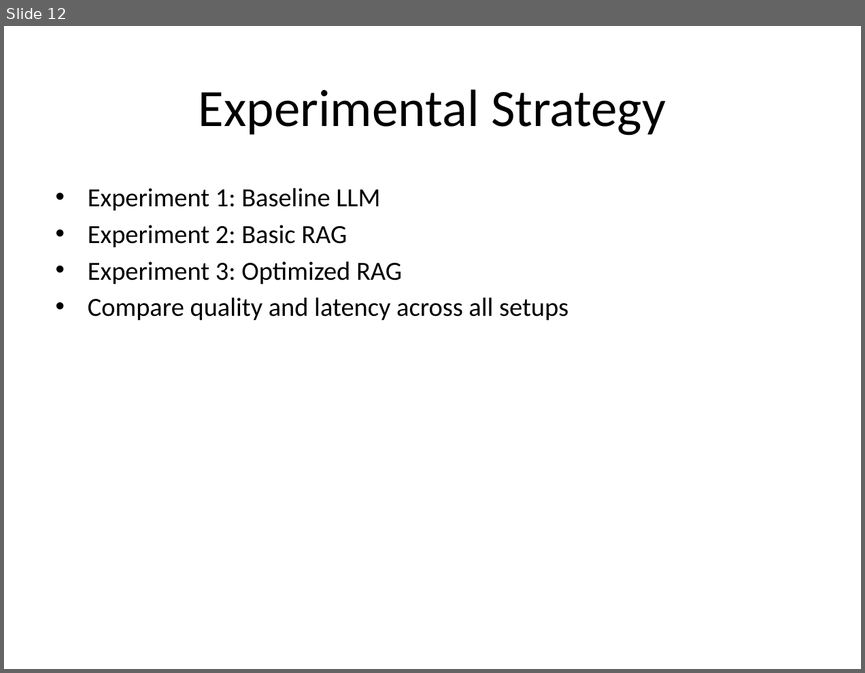
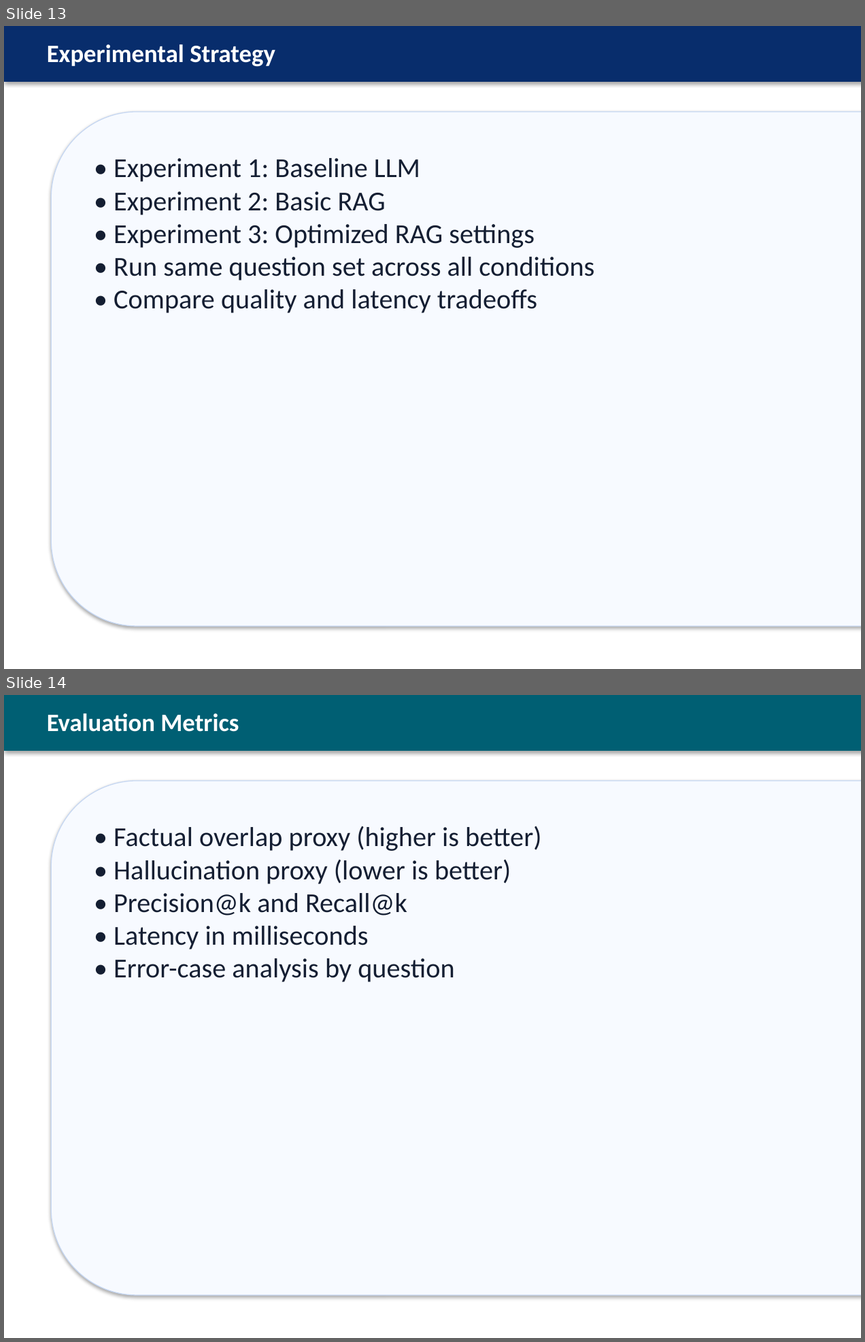
Before and after one commit to sundar0004/-Cloud-Based-RAG, a slide deck: docs/MSc_RAG_Project_Vels_University.pptx. Shown one above the other, each under a label of ours: slide 12 before the commit, slides 13 and 14 after it. The pictures are 865x673 and 865x1342 pixels, drawn with LibreOffice and Linux fonts; fonts in the diff are those of the drawing. Boxes give left, top, right and bottom in pixels: in the first picture for what was removed or moved away, otherwise in the second. Text is boxed around its words. In the diff, an @@ line names an element or a change of style, - is before the commit and + after.

```diff
--- a/docs/MSc_RAG_Project_Vels_University.pptx
+++ b/docs/MSc_RAG_Project_Vels_University.pptx
@@ slide 14 added at [4,695,861,1338], background #FFFFFF @@
@@ rectangle added at [4,695,861,751], fill #005F73 @@
@@ text added at [47,713,239,732], 21 pt, text #FFFFFF, bold @@
+Evaluation Metrics
@@ rounded rectangle added at [51,781,861,1295], fill #F7FAFF, outline #C6D7F2 0.75 pt @@
@@ text added at [113,826,541,982], 23 pt, text #141E32 @@
+• Factual overlap proxy (higher is better)
+• Hallucination proxy (lower is better)
+• Precision@k and Recall@k
+• Latency in milliseconds
+• Error-case analysis by question
@@ what was slide 12 is now slide 13 @@
@@ slide 13 changed as well @@
@@ rectangle added at [4,26,861,82], fill #082D6C @@
@@ text "Experimental Strategy": place and size @@
-text "Experimental Strategy" at [198,89,666,135]
+text "Experimental Strategy" at [47,44,275,67]
@@ text "Experimental Strategy" at [47,44,275,67]: size 44 to 21 pt, text colour #000000 to #FFFFFF, bold on; alignment centre to left; vertical alignment middle to top @@
@@ rounded rectangle added at [51,112,861,626], fill #F7FAFF, outline #C6D7F2 0.75 pt @@
@@ text at [113,158,594,313]: text changed; size 22 to 23 pt; text colour #000000 to #141E32 @@
-• Experiment 1: Baseline LLM
-• Experiment 2: Basic RAG
-• Experiment 3: Optimized RAG
-• Compare quality and latency across all setups
+• Experiment 1: Baseline LLM
+• Experiment 2: Basic RAG
+• Experiment 3: Optimized RAG settings
+• Run same question set across all conditions
+• Compare quality and latency tradeoffs
```
Also in this commit, not shown: 5 other slides changed, 13 other slides added, 13 slides removed, 1 other file.
